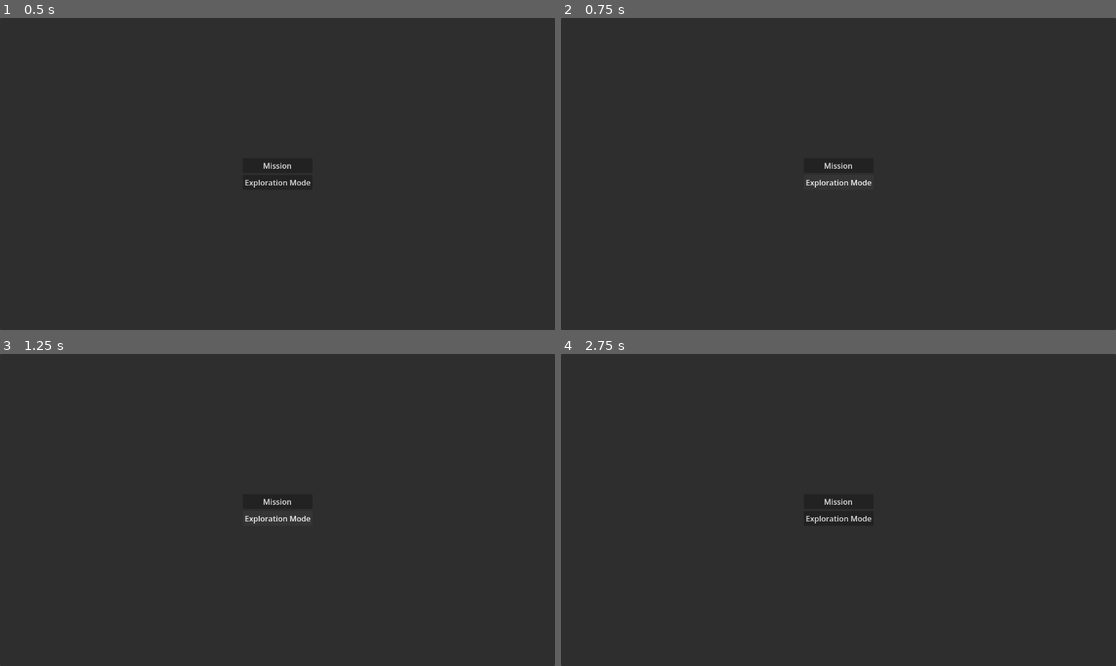
Above: before the commit, frames 1-4 (two rows, left to right).
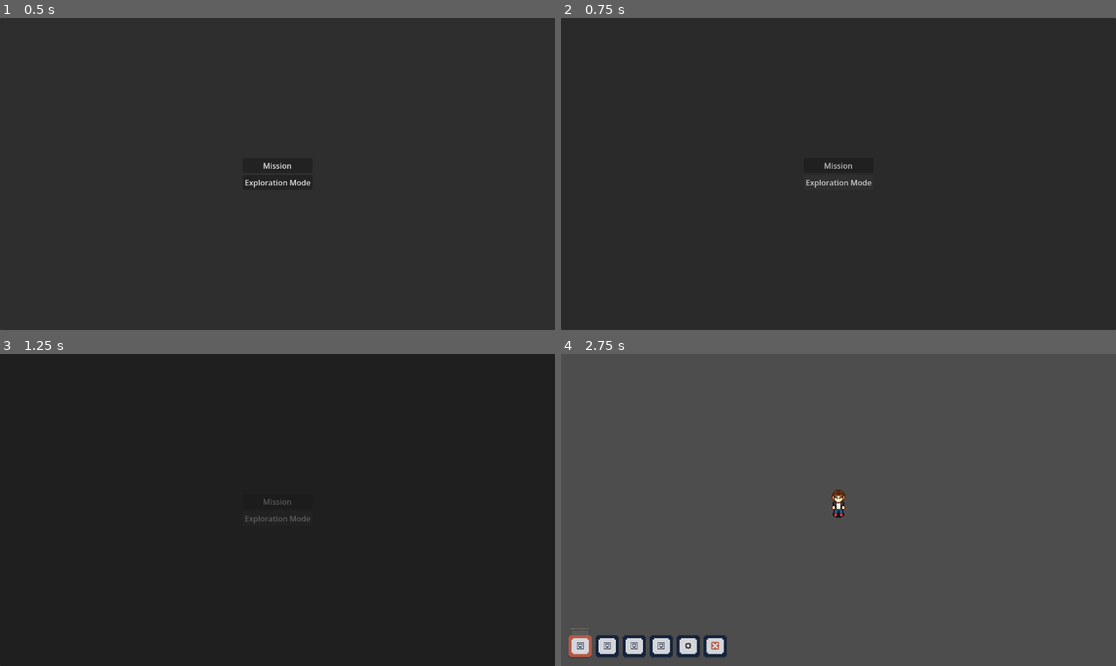
Above: after the commit, the same moments.

Repository: LutfiNR/troubleshooter
Game: Godot game, scene res://user_interface/menu.tscn
Two runs of this game, one before a commit and one after it. Both use one fixed random seed, a clock stepped at 60 frames per second and the inputs below. The project has no main scene, so this scene is started directly.
Inputs (mouse positions are in pixels of both pictures, inside the frame that each line leads up to):
- Up to frame 1 (0.5 s): no input
- Up to frame 2 (0.75 s): click "Exploration Mode" at 0.5 s
- Up to frame 3 (1.25 s): no input
- Up to frame 4 (2.75 s): click "Mission" at 1.25 s; click (577, 647) at 2.02 s

Frame 1 is identical in both runs. In frame 2, 0.1% of the frame differs, in the area x 44-56%, y 46-55%; in frame 3, 0.2%; in frame 4, 100%, in the area x 0-100%, y 0-100%.
Error before the commit: Parse Error: Identifier "SceneLoader" not declared in the current scope. (res://user_interface/menu.gd:6)

Commit message:
[feat] IP Addres & Network Interface Component
- add IP Address components validation system

- add network interface components

Diff:
--- a/autoloads/inventory_manager.gd
+++ b/autoloads/inventory_manager.gd
@@ -9,3 +9,7 @@
 
 func _on_item_selected(item: ItemData = null) -> void:
 	selected_item = item
+	if selected_item==null:
+		print("[INVENTORY MANAGER] none item selected")
+	else:
+		print("[INVENTORY MANAGER] ", selected_item.name, " selected")
--- a/autoloads/network_manager.gd
+++ b/autoloads/network_manager.gd
@@ -1,12 +1,18 @@
 extends Node
 class_name Networkmanager
 
+enum PlayMode{
+	MISSION,
+	EXPLORATION
+}
+
+var play_mode: PlayMode
 var devices: Dictionary[String,NetworkDevice]
 
 func setup_device(network_device: NetworkDevice)-> void:
 	devices[network_device.id] = network_device
-	print("Setup Device --- " + network_device.id)
-	print("Total Device: " + str(devices.size()))
+	print("[NETWORK MANAGR] Setup Device " + network_device.id)
+	print("[NETWORK MANAGER] Total Device: " + str(devices.size()))
 
 func get_devices_size()-> int:
 	return devices.size()
--- /dev/null
+++ b/components/ip_address/ip_address.gd
@@ -0,0 +1,174 @@
+class_name IPAddress
+extends RefCounted
+
+const IPV4_MAX_STRING_LENGTH := 15
+const IPV4_OCTET_COUNT := 4
+const IPV4_MAX_PREFIX_LENGTH := 32
+
+var address: String = ""
+var subnet_mask: String = ""
+var prefix_length: int = 32
+var valid: bool = false
+
+
+func _init(ip: String = "", mask: String = "255.255.255.0") -> void:
+	address = ip
+	subnet_mask = mask
+	valid = is_host_address_valid(ip, mask)
+
+
+# =========================
+# Static Validation Helpers
+# =========================
+
+static func is_ip_address_valid(ip_address: String) -> bool:
+	if ip_address.length() > IPV4_MAX_STRING_LENGTH:
+		return false
+
+	var parts := ip_address.split(".")
+	if parts.size() != IPV4_OCTET_COUNT:
+		return false
+
+	for part in parts:
+		if part.is_empty() or not part.is_valid_int():
+			return false
+
+		if part.length() > 1 and part.begins_with("0"):
+			return false
+
+		var value := int(part)
+
+		if value < 0 or value > 255:
+			return false
+
+	return true
+
+
+static func is_subnet_mask_valid(mask: String) -> bool:
+	if not is_ip_address_valid(mask):
+		return false
+
+	var value := ipv4_string_to_int(mask)
+
+	if value == 0:
+		return false
+
+	value &= 0xffffffff
+
+	var inverted := (~value) & 0xffffffff
+
+	return (inverted & (inverted + 1)) == 0
+
+
+static func is_prefix_length_valid(prefix: int) -> bool:
+	return prefix >= 0 and prefix <= IPV4_MAX_PREFIX_LENGTH
+
+
+static func is_host_address_valid(ip: String, mask: String) -> bool:
+	if not is_ip_address_valid(ip):
+		return false
+
+	if not is_subnet_mask_valid(mask):
+		return false
+
+	var ip_int := ipv4_string_to_int(ip) & 0xffffffff
+	var mask_int := ipv4_string_to_int(mask) & 0xffffffff
+
+	var network := ip_int & mask_int
+	var broadcast := network | ((~mask_int) & 0xffffffff)
+
+	if ip_int == network:
+		return false
+
+	if ip_int == broadcast:
+		return false
+
+	return true
+
+
+# =========================
+# Instance Methods
+# =========================
+
+func to_int() -> int:
+	return ipv4_string_to_int(address)
+
+
+func get_network_address() -> String:
+	var ip := ipv4_string_to_int(address)
+	var mask := ipv4_string_to_int(subnet_mask)
+
+	return int_to_ipv4(ip & mask)
+
+
+func get_broadcast_address() -> String:
+	var ip := ipv4_string_to_int(address)
+	var mask := ipv4_string_to_int(subnet_mask)
+
+	var broadcast := (ip & mask) | ((~mask) & 0xffffffff)
+
+	return int_to_ipv4(broadcast)
+
+
+func get_prefix_length() -> int:
+	return subnet_mask_to_prefix(subnet_mask)
+
+
+func set_prefix_length(prefix: int) -> void:
+	if not is_prefix_length_valid(prefix):
+		return
+
+	prefix_length = prefix
+	subnet_mask = prefix_to_subnet_mask(prefix)
+
+
+# =========================
+# Internal Conversion Utils
+# =========================
+
+static func ipv4_string_to_int(ip: String) -> int:
+	var result := 0
+
+	for part in ip.split("."):
+		result = (result << 8) | int(part)
+
+	return result & 0xffffffff
+
+
+static func int_to_ipv4(value: int) -> String:
+	value &= 0xffffffff
+
+	return "%d.%d.%d.%d" % [
+		(value >> 24) & 0xff,
+		(value >> 16) & 0xff,
+		(value >> 8) & 0xff,
+		value & 0xff
+	]
+
+
+static func prefix_to_subnet_mask(prefix: int) -> String:
+	if not is_prefix_length_valid(prefix):
+		return ""
+
+	var mask := 0
+
+	if prefix > 0:
+		mask = ((1 << prefix) - 1) << (32 - prefix)
+
+	return int_to_ipv4(mask)
+
+
+static func subnet_mask_to_prefix(mask: String) -> int:
+	if not is_subnet_mask_valid(mask):
+		return -1
+
+	var value := ipv4_string_to_int(mask)
+	var prefix := 0
+
+	for i in range(32):
+		if value & (1 << (31 - i)):
+			prefix += 1
+		else:
+			break
+
+	return prefix
--- /dev/null
+++ b/components/network_interface/network_interface.gd
@@ -0,0 +1,68 @@
+extends Resource
+class_name NetworkInterface
+
+enum InterfaceLayer {
+	SECONDLAYER,
+	THIRDLAYER
+}
+
+enum InterfaceState {
+	DOWN,
+	UP
+}
+
+@export var id: String = ""
+@export var mac_address: String = ""
+@export var layer: InterfaceLayer = InterfaceLayer.THIRDLAYER
+@export var state: InterfaceState = InterfaceState.DOWN
+@export_group("Layer 3 Configuration")
+@export var export_ip_address: String = ""
+@export var export_subnet_mask: String = ""
+
+var ip_address: IPAddress = null
+
+func _init() -> void:
+	setup_ip_address()
+
+func setup_ip_address() -> void:
+	# Layer 2 interfaces do not use IP
+	if is_layer2():
+		ip_address = null
+		return
+	ip_address = IPAddress.new(
+		export_ip_address,
+		export_subnet_mask
+	)
+	if not ip_address.valid:
+		push_error(
+			"Invalid IP configuration on interface '%s'" % id
+		)
+		ip_address = null
+
+func set_ip_address(ip: String, subnet: String) -> bool:
+	if is_layer2():
+		return false
+	var new_ip := IPAddress.new(ip, subnet)
+	if not new_ip.valid:
+		return false
+	export_ip_address = ip
+	export_subnet_mask = subnet
+	ip_address = new_ip
+	return true
+
+func clear_ip_address() -> void:
+	export_ip_address = ""
+	export_subnet_mask = ""
+	ip_address = null
+
+func has_ip_address() -> bool:
+	return ip_address != null
+
+func is_layer2() -> bool:
+	return layer == InterfaceLayer.SECONDLAYER
+
+func is_layer3() -> bool:
+	return layer == InterfaceLayer.THIRDLAYER
+
+func is_up() -> bool:
+	return state == InterfaceState.UP
--- a/entities/item/item.gd
+++ b/entities/item/item.gd
@@ -12,15 +12,17 @@
 	InventoryManager.item_selected.connect(_on_item_selected)
 
 func _on_item_selected(item: ItemData) -> void:
-	if item != item_data and button_pressed:
+	if item != item_data:
 		set_pressed_no_signal(false)
 		change_cursor_mouse(null)
 
 func _on_toggled(toggled_on: bool) -> void:
 	if toggled_on:
+		print("[ITEM] ",self.name , " clicked")
 		InventoryManager.item_selected.emit(item_data)
 		change_cursor_mouse(item_data.cursor_image)
 	else:
+		print("[ITEM] ",self.name , " unclicked")
 		InventoryManager.item_selected.emit(null)
 		change_cursor_mouse(null)
 
--- a/entities/item/placing_item.gd
+++ b/entities/item/placing_item.gd
@@ -27,9 +27,10 @@
 	if not selected_item:
 		return
 	device = selected_item.scene.instantiate()
+	device.modulate.a = 0.5
 	computer_container.add_child(device)
 
-func _input(event: InputEvent) -> void:
+func _unhandled_input(event: InputEvent) -> void:
 	if event.is_action_pressed("click_left"):
 		place_device()
 
@@ -37,6 +38,7 @@
 	if not selected_item or not device:
 		return
 	is_placed = true
+	device.modulate.a = 1
 	assign_device_data()
 	InventoryManager.item_selected.emit(null)
 
--- a/entities/player/player.gd
+++ b/entities/player/player.gd
@@ -9,12 +9,15 @@
 @onready var anim_player: AnimationPlayer = $AnimationPlayer
 @onready var sprite: Sprite2D = $Sprite2D
 @onready var camera: Camera2D = $Camera2D
+@onready var item_container: GridContainer = $CanvasLayer/ItemContainer
 @export var camera_limit: Dictionary
 
 func _ready():
 	movement.started_moving.connect(_on_movement_started)
 	movement.stopped.connect(_on_movement_stopped)
 	_on_tilemap_changed()
+	if NetworkManager.play_mode == NetworkManager.PlayMode.EXPLORATION:
+		item_container.visible = true
 
 func _on_tilemap_changed():
 	camera.change_limit_camera(camera_limit)
--- a/entities/player/player.tscn
+++ b/entities/player/player.tscn
@@ -195,35 +195,42 @@
 
 [node name="CanvasLayer" type="CanvasLayer" parent="." unique_id=1394941799]
 
-[node name="Grid" type="GridContainer" parent="CanvasLayer" unique_id=1256493510]
+[node name="ItemContainer" type="GridContainer" parent="CanvasLayer" unique_id=1256493510]
+anchors_preset = 2
+anchor_top = 1.0
+anchor_bottom = 1.0
 offset_left = 16.0
-offset_top = 568.0
-offset_right = 336.0
-offset_bottom = 632.0
+offset_top = -64.0
+offset_right = 344.0
+offset_bottom = -16.0
+grow_vertical = 0
 size_flags_horizontal = 4
 size_flags_vertical = 4
+mouse_filter = 0
+theme_override_constants/h_separation = 8
+theme_override_constants/v_separation = 0
 columns = 6
 
-[node name="ComputerItem" parent="CanvasLayer/Grid" unique_id=664964371 instance=ExtResource("5_fkugw")]
+[node name="ComputerItem" parent="CanvasLayer/ItemContainer" unique_id=664964371 instance=ExtResource("5_fkugw")]
 layout_mode = 2
 item_data = ExtResource("6_26q78")
 
-[node name="ServerItem" parent="CanvasLayer/Grid" unique_id=401743298 instance=ExtResource("5_fkugw")]
+[node name="ServerItem" parent="CanvasLayer/ItemContainer" unique_id=401743298 instance=ExtResource("5_fkugw")]
 layout_mode = 2
 item_data = ExtResource("7_7thud")
 
-[node name="RouterItem" parent="CanvasLayer/Grid" unique_id=996045501 instance=ExtResource("5_fkugw")]
+[node name="RouterItem" parent="CanvasLayer/ItemContainer" unique_id=996045501 instance=ExtResource("5_fkugw")]
 layout_mode = 2
 item_data = ExtResource("8_a1qjk")
 
-[node name="SwitchItem" parent="CanvasLayer/Grid" unique_id=2070825566 instance=ExtResource("5_fkugw")]
+[node name="SwitchItem" parent="CanvasLayer/ItemContainer" unique_id=2070825566 instance=ExtResource("5_fkugw")]
 layout_mode = 2
 item_data = ExtResource("9_j3ovn")
 
-[node name="CableItem" parent="CanvasLayer/Grid" unique_id=1864929566 instance=ExtResource("5_fkugw")]
+[node name="CableItem" parent="CanvasLayer/ItemContainer" unique_id=1864929566 instance=ExtResource("5_fkugw")]
 layout_mode = 2
 item_data = ExtResource("6_8fjmc")
 
-[node name="DeleteItem" parent="CanvasLayer/Grid" unique_id=469931595 instance=ExtResource("5_fkugw")]
+[node name="DeleteItem" parent="CanvasLayer/ItemContainer" unique_id=469931595 instance=ExtResource("5_fkugw")]
 layout_mode = 2
 item_data = ExtResource("7_qiwj3")
--- a/entities/router/router.tscn
+++ b/entities/router/router.tscn
@@ -1,11 +1,7 @@
 [gd_scene format=3 uid="uid://noeheffbrarg"]
 
 [ext_resource type="Texture2D" uid="uid://1o1qxa1r1o2r" path="res://assets/PopupActionDevice/popupobject_0001.png" id="2_7tldx"]
-[ext_resource type="Script" uid="uid://c0f5x45bf3y1a" path="res://entities/device/router/router.gd" id="2_obbad"]
-[ext_resource type="PackedScene" uid="uid://dvock2443pide" path="res://entities/device/router/physical/router_physical.tscn" id="2_u2xbe"]
 [ext_resource type="Texture2D" uid="uid://dg7uebr3q32ic" path="res://assets/Router/router.png" id="2_vbwme"]
-[ext_resource type="Script" uid="uid://c1r6vmhrnysag" path="res://entities/device/utils/action_popup.gd" id="3_dcdsp"]
-[ext_resource type="PackedScene" uid="uid://kbe3xcqc12xo" path="res://entities/device/router/desktop/router_desktop.tscn" id="3_pndaw"]
 [ext_resource type="Texture2D" uid="uid://o0a73wefbihk" path="res://assets/PopupActionDevice/popupobject_0002.png" id="3_y0sel"]
 [ext_resource type="Texture2D" uid="uid://brk1c22ex38kp" path="res://assets/PopupActionDevice/popupobject_0003.png" id="4_41528"]
 
@@ -38,13 +34,8 @@
 &"RESET": SubResource("Animation_yhewp")
 }
 
-[node name="Router" type="StaticBody2D" unique_id=1828844198 node_paths=PackedStringArray("sprite", "action_popup")]
+[node name="Router" type="StaticBody2D" unique_id=1828844198]
 y_sort_enabled = true
-script = ExtResource("2_obbad")
-sprite = NodePath("Sprite2D")
-action_popup = NodePath("ActionContainer")
-physical_scene = ExtResource("2_u2xbe")
-desktop_scene = ExtResource("3_pndaw")
 
 [node name="CollisionShape2D" type="CollisionShape2D" parent="." unique_id=1370478908]
 position = Vector2(0, -3)
@@ -87,7 +78,6 @@
 pivot_offset = Vector2(0, 28)
 size_flags_horizontal = 4
 size_flags_vertical = 4
-script = ExtResource("3_dcdsp")
 metadata/_edit_use_anchors_ = true
 
 [node name="PowerButton" type="TextureButton" parent="ActionContainer" unique_id=1394131975]
--- a/project.godot
+++ b/project.godot
@@ -20,6 +20,7 @@
 
 NetworkManager="*uid://crmckmxslk6cq"
 InventoryManager="*uid://d4nfgmeyqdqi2"
+SceneLoader="*uid://bvpe8aruqccl0"
 
 [input]
 
--- a/user_interface/menu.gd
+++ b/user_interface/menu.gd
@@ -4,3 +4,4 @@
 
 func _on_button_pressed() -> void:
 	SceneLoader.load_scene(exploration_scene)
+	NetworkManager.play_mode = NetworkManager.PlayMode.EXPLORATION
--- a/world/exploration.tscn
+++ b/world/exploration.tscn
@@ -9,7 +9,7 @@
 
 [node name="Player" parent="Main" unique_id=196673383 instance=ExtResource("1_g7j5j")]
 
-[node name="PlaceItemSystem" type="Node2D" parent="Main" unique_id=181680700 node_paths=PackedStringArray("computer_container")]
+[node name="PlaceItemSystem" type="Node2D" parent="Main" unique_id=1033355978 node_paths=PackedStringArray("computer_container")]
 script = ExtResource("2_bku14")
 computer_container = NodePath("../Computers")
 metadata/_custom_type_script = "uid://b7cdmlu8ed4q7"
Not shown, added: autoloads/scene_loader.gd.uid
Not shown, added: components/ip_address/ip_address.gd.uid
Not shown, added: components/network_interface/network_interface.gd.uid
Not shown, added: user_interface/loading_screen/loading_screen.gd.uid
Not shown, added: user_interface/menu.gd.uid
